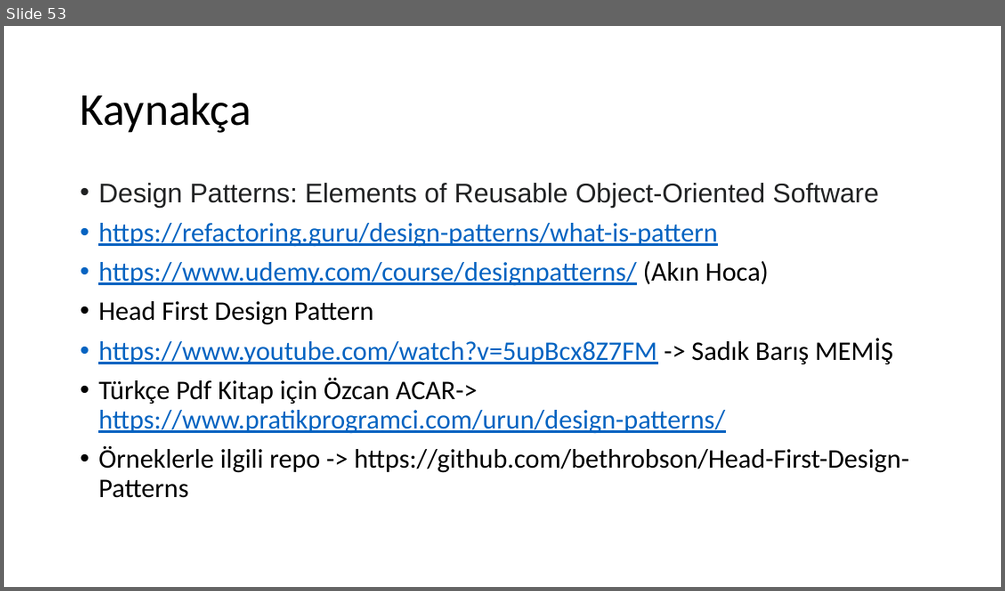
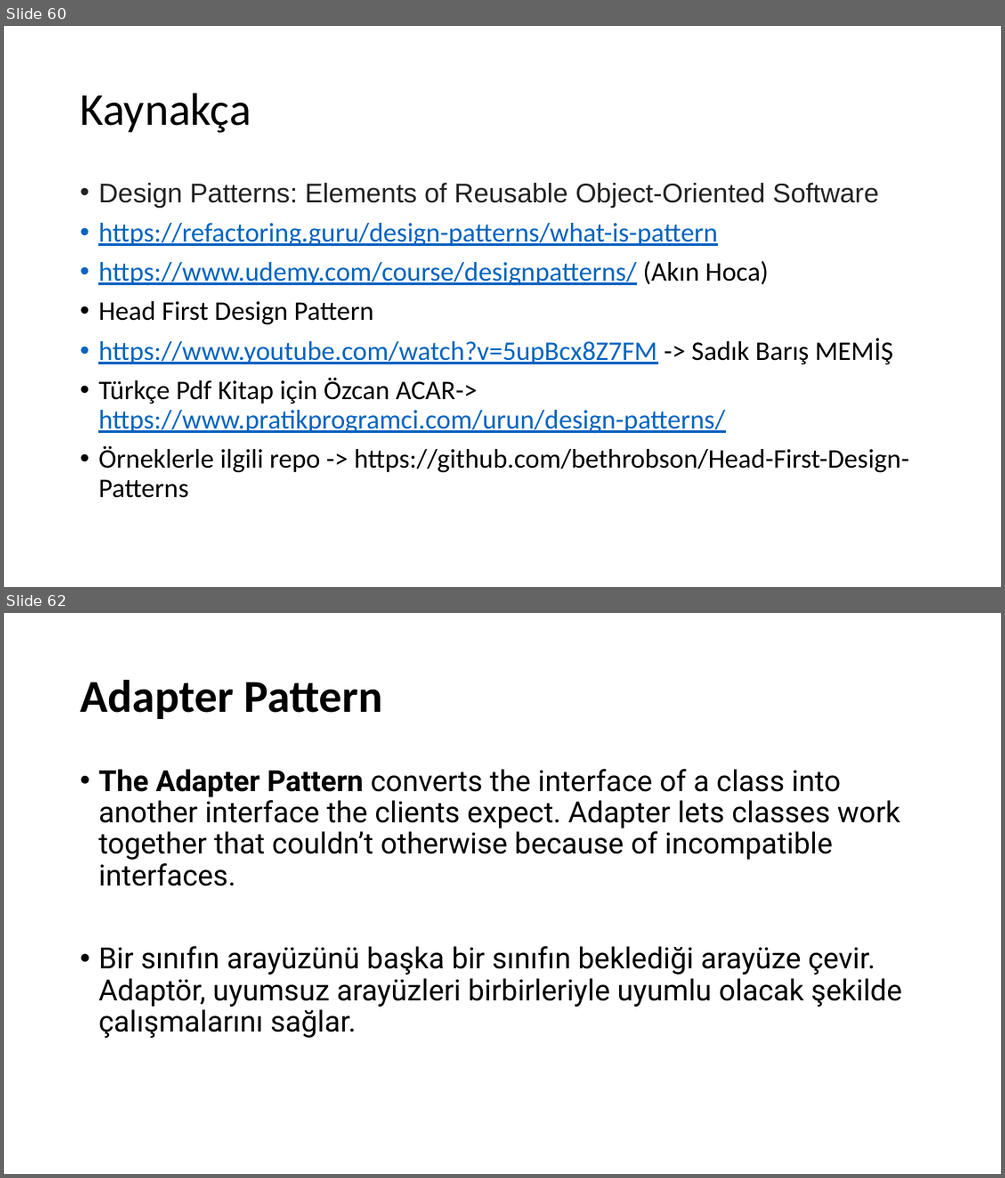
Before and after one commit to umiitkose/DesignPattern-Umiitkose, a slide deck: Tasarımdesenleri.pptx. Shown one above the other, each under a label of ours: slide 53 before the commit, slides 60 and 62 after it; the slides between them are not shown. The pictures are 1005x591 and 1005x1178 pixels, drawn with LibreOffice and Linux fonts; fonts in the diff are those of the drawing. Boxes give left, top, right and bottom in pixels: in the first picture for what was removed or moved away, otherwise in the second. Text is boxed around its words. In the diff, an @@ line names an element or a change of style, - is before the commit and + after.

Commit message:
add design pattern

```diff
--- a/Tasarımdesenleri.pptx
+++ b/Tasarımdesenleri.pptx
@@ slide 62 added at <box>4,613,1001,1174</box>, background #FFFFFF @@
@@ title added at <box>80,680,382,719</box>, 44 pt, text #000000, bold @@
+Adapter Pattern
@@ text added at <box>98,769,902,1038</box>, 28 pt, text #000000 @@
+• The Adapter Pattern converts the interface of a class into another interface the clients expect. Adapter lets classes work together that couldn’t otherwise because of incompatible interfaces.
+• Bir sınıfın arayüzünü başka bir sınıfın beklediği arayüze çevir. Adaptör, uyumsuz arayüzleri birbirleriyle uyumlu olacak şekilde çalışmalarını sağlar.
@@ what was slide 53 is now slide 60 @@
```
Also in this commit, not shown: 21 other slides added.
